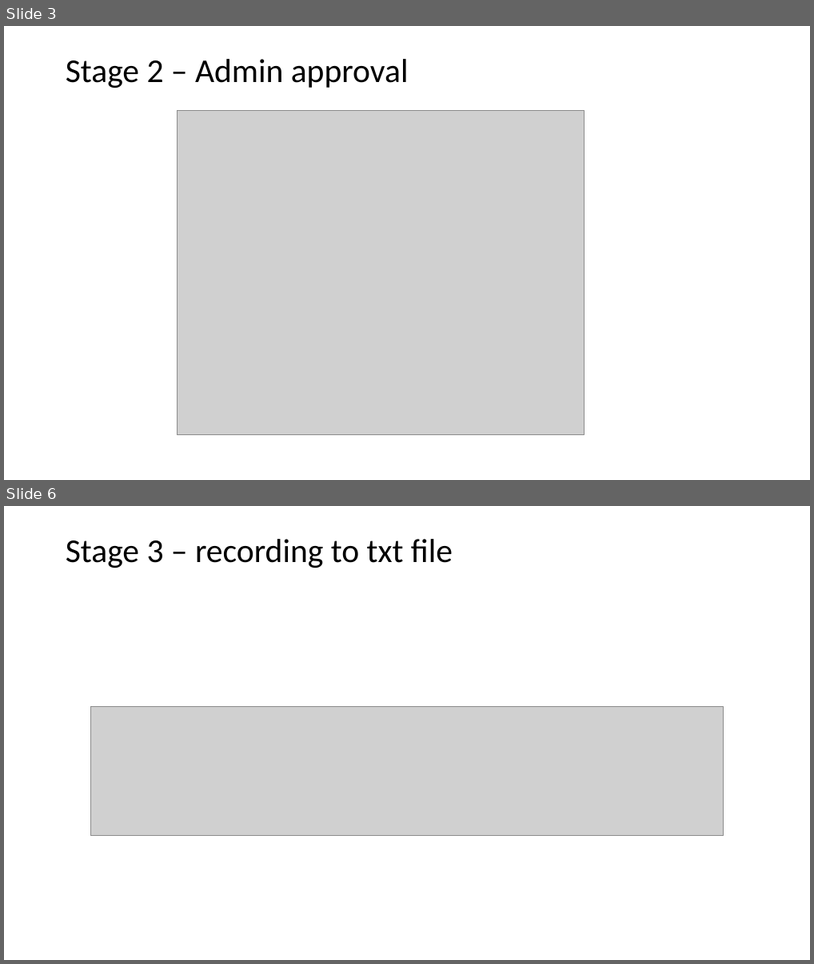
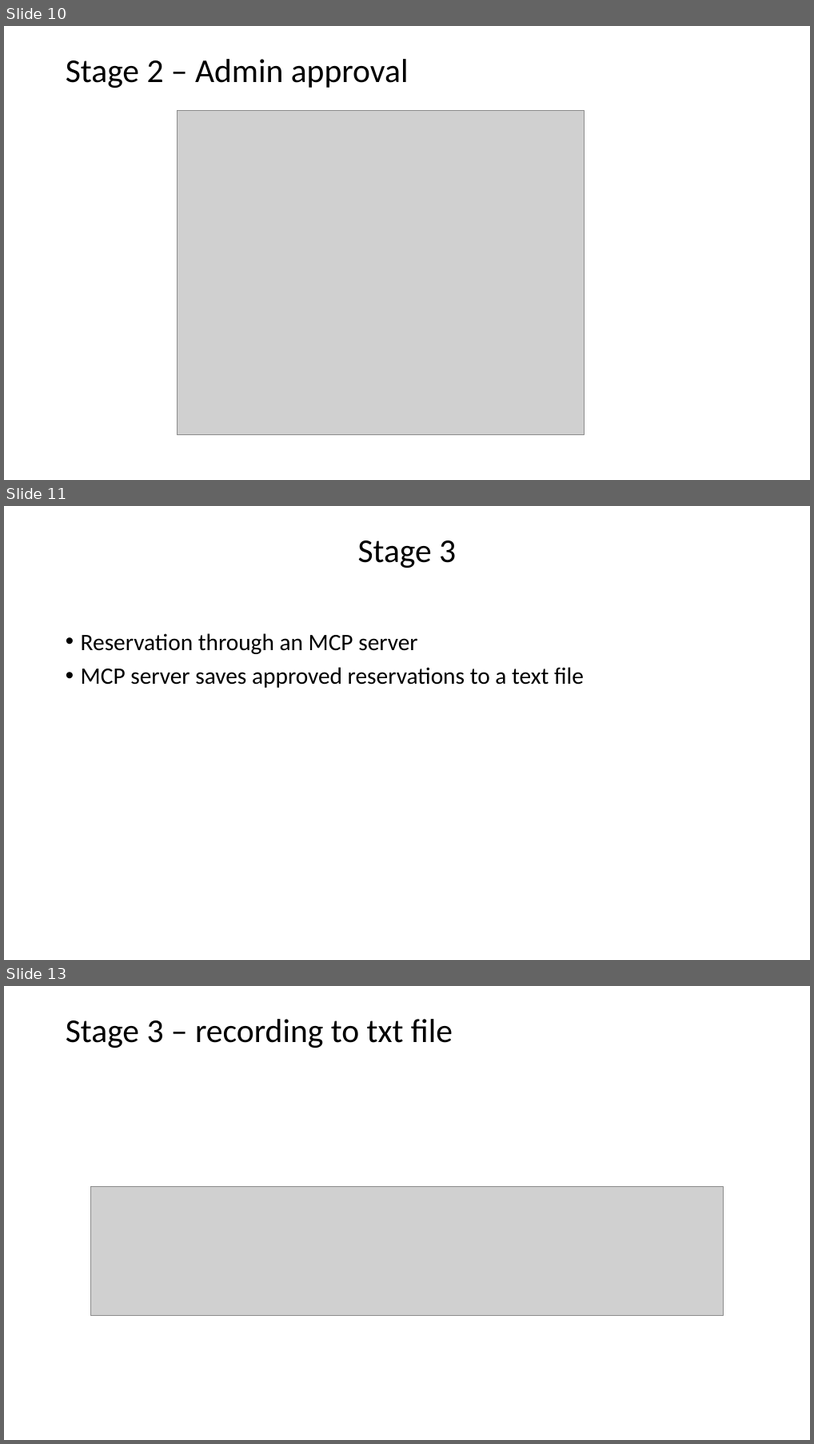
Before and after one commit to devtpc/parking-chatbot, a slide deck: artifacts/DeckChatbot.pptx. Shown one above the other, each under a label of ours: slides 3 and 6 before the commit, slides 10, 11 and 13 after it; the slides between them are not shown. The pictures are 814x964 and 814x1444 pixels, drawn with LibreOffice and Linux fonts; fonts in the diff are those of the drawing; grey boxes stand for pictures. Boxes give left, top, right and bottom in pixels: in the first picture for what was removed or moved away, otherwise in the second. Text is boxed around its words. In the diff, an @@ line names an element or a change of style, - is before the commit and + after.

```diff
--- a/artifacts/DeckChatbot.pptx
+++ b/artifacts/DeckChatbot.pptx
@@ slide 11 added at (4, 506, 810, 960), background #FFFFFF @@
@@ title added at (358, 540, 456, 568), 39.6 pt, text #000000 @@
+Stage 3
@@ text added at (81, 633, 584, 688), 28 pt, text #000000 @@
+• Reservation through an MCP server
+• MCP server saves approved reservations to a text file
@@ what was slide 3 is now slide 10 @@
@@ what was slide 6 is now slide 13 @@
```
Also in this commit, not shown: 3 slides changed, 7 other slides added, 4 other files.
